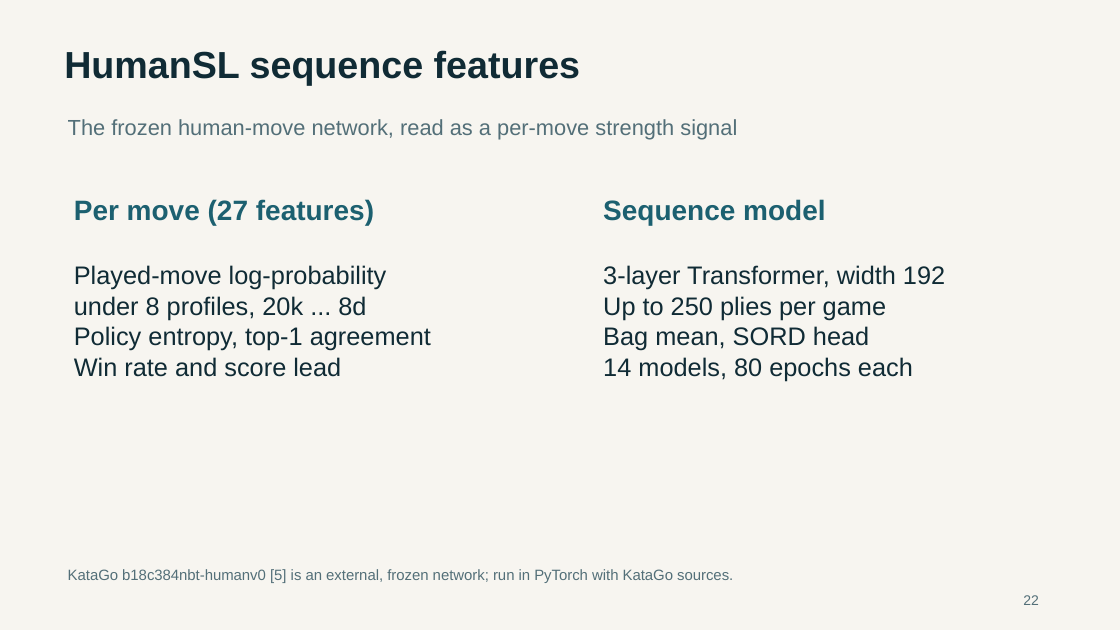
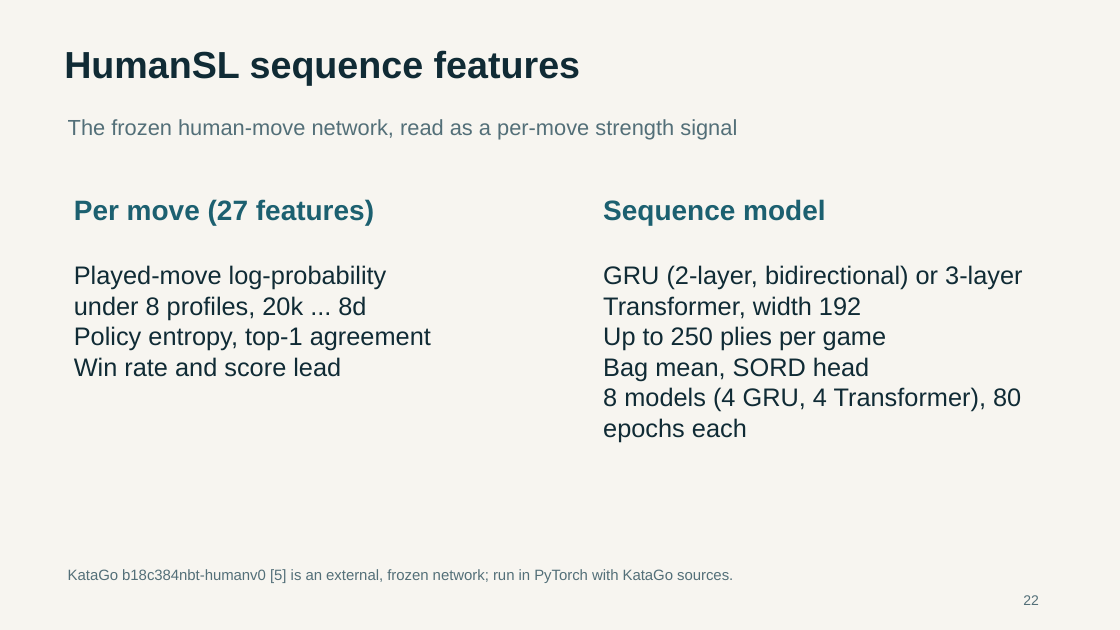
Before and after one commit to goog-msft-fb-nflx-nvda-aapl/stat5011-go-player-identification, a slide deck: slide 22 of slides/STAT5011_Final_Presentation.pptx. Drawn at 1120x630 pixels with LibreOffice and Linux fonts; fonts in the diff are those of the drawing. Boxes give left, top, right and bottom in pixels: in the first picture for what was removed or moved away, otherwise in the second. Text is boxed around its words. In the diff, an @@ line names an element or a change of style, - is before the commit and + after.

```diff
--- a/slides/STAT5011_Final_Presentation.pptx
+++ b/slides/STAT5011_Final_Presentation.pptx
@@ text at box(603, 265, 1022, 319): text changed @@
-3-layer Transformer, width 192
+GRU (2-layer, bidirectional) or 3-layer Transformer, width 192
@@ text at box(603, 387, 1021, 442): text changed @@
-14 models, 80 epochs each
+8 models (4 GRU, 4 Transformer), 80 epochs each
```
Also in this commit, not shown: 6 other slides changed, 39 other files.
